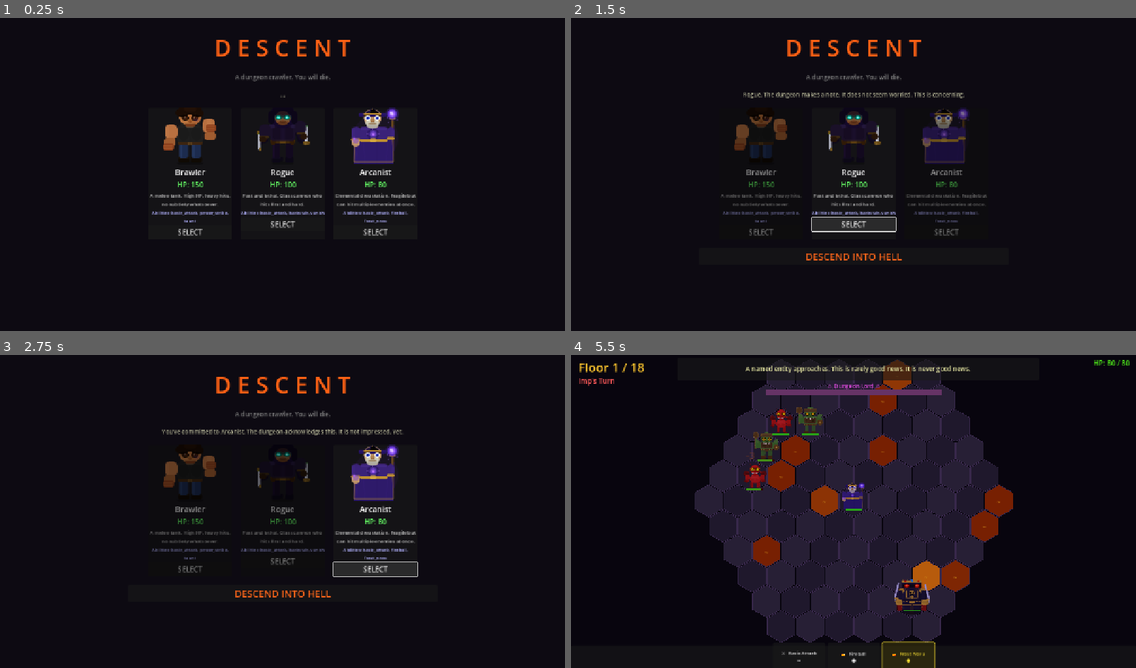
Above: before the commit, frames 1-4 (two rows, left to right).
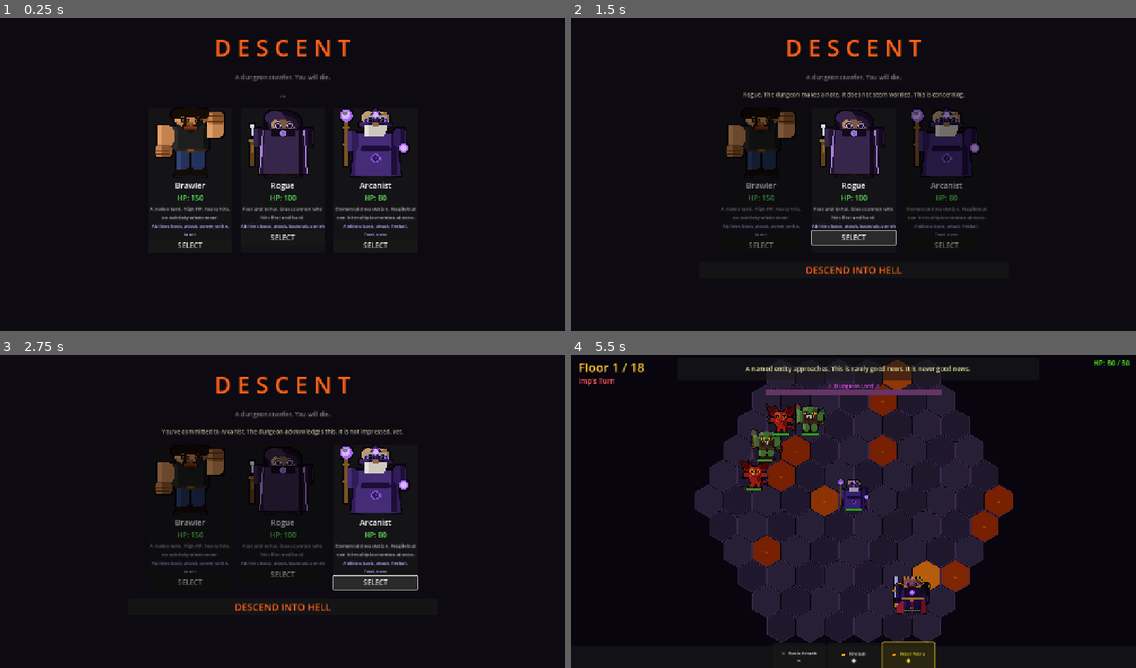
Above: after the commit, the same moments.

Repository: ColdTie/Descent
Game: Godot game, scene res://scenes/Main.tscn
The game is run twice, just before and just after one commit, with the same random seed, the same clock (stepped at 60 frames per second) and the same inputs.
Inputs:
- Up to frame 1 (0.25 s): no input
- Up to frame 2 (1.5 s): click "SELECT" at 0.5 s; click "SELECT" at 1.25 s
- Up to frame 3 (2.75 s): click "SELECT" at 2 s
- Up to frame 4 (5.5 s): click "DESCEND INTO HELL" at 2.75 s; click "⚔ Basic Attack ∞" at 3.5 s; click "💥 Fireball ●" at 4.25 s; click "💥 Frost Nova ●" at 5 s

The runs differ from the first frame. In frame 1, 6.7% of the frame differs, in the area x 26-74%, y 28-74%; in frame 2, 6.9%; in frame 3, 6.9%, in the area x 26-74%, y 28-82%; in frame 4, 2.0%.

Commit message:
Replace placeholder sprites with detailed Pillow-generated pixel art
- New gen_sprites_pillow.py creates 96x96 RGBA sprites with multi-layer
  shading, highlights, dark outlines, and distinct character anatomy for
  all 12 characters (3 heroes + 5 enemies + 3 bosses + legacy alias)
- Fix critical rendering bug: BattleScene and ClassSelect were preferring
  SVGs which silently fail to load in headless/web export (no editor
  import pass), causing the polygon/glyph fallback to show instead.
  Both scenes now resolve directly to PNG which loads without import.
- Bump sprite display scale 0.65->0.75 (enemies) and 0.82->0.92 (bosses)
  and switch to TEXTURE_FILTER_NEAREST for crisp pixel art look
- ClassSelect portrait height 130->160px for more visible character art
- deploy.yml: pip install Pillow + regenerate sprites before export so
  CI always ships fresh sprites without committing binaries

https://claude.ai/code/session_01CfFCxaS24asoVpshxRNhTq

Diff:
--- a/scenes/BattleScene.gd
+++ b/scenes/BattleScene.gd
@@ -234,7 +234,7 @@
 	var root := Node2D.new()
 	root.position = HexGrid.hex_to_pixel(c.position, HEX_SIZE)
 
-	# Sprite — SVG preferred (96×96 vector, crisp at any scale), PNG fallback, then polygon
+	# Sprite — PNG loads without Godot editor import, works in headless/web export.
 	var sprite_path: String = _get_sprite_path(c)
 	var sprite_tex: Texture2D = null
 	if ResourceLoader.exists(sprite_path):
@@ -243,11 +243,11 @@
 	if sprite_tex != null:
 		var sprite := Sprite2D.new()
 		sprite.texture = sprite_tex
-		# SVGs render at 96×96; scale so characters fit inside the hex tile with room
-		var sprite_scale: float = 0.82 if is_boss else 0.65
+		# 96×96 sprites; bosses scaled larger to loom over regular enemies
+		var sprite_scale: float = 0.92 if is_boss else 0.75
 		sprite.scale = Vector2(sprite_scale, sprite_scale)
-		sprite.position = Vector2(0.0, -10.0)
-		sprite.texture_filter = CanvasItem.TEXTURE_FILTER_LINEAR
+		sprite.position = Vector2(0.0, -14.0)
+		sprite.texture_filter = CanvasItem.TEXTURE_FILTER_NEAREST
 		root.add_child(sprite)
 	else:
 		# Fallback: colored hex + glyph (used before Godot imports the assets)
@@ -304,9 +304,8 @@
 func _get_sprite_path(c: Combatant) -> String:
 	var base: String = "hero_%s" % GameState.hero_class if c.faction == Combatant.Faction.HERO \
 		else "enemy_%s" % c.sprite_key
-	var svg_path: String = "res://assets/sprites/%s.svg" % base
-	if ResourceLoader.exists(svg_path):
-		return svg_path
+	# PNGs load reliably in headless/web export without editor import step.
+	# SVGs require the Godot editor import pass which silently fails in CI.
 	return "res://assets/sprites/%s.png" % base
 
 func _entity_glyph(c: Combatant) -> String:
--- a/scenes/ClassSelect.gd
+++ b/scenes/ClassSelect.gd
@@ -32,20 +32,18 @@
 	var vbox := VBoxContainer.new()
 	panel.add_child(vbox)
 
-	# Hero portrait — SVG preferred (vector, scales crisply), PNG fallback, color swatch last
-	var svg_path: String = "res://assets/sprites/hero_%s.svg" % class_id
-	var png_path: String = "res://assets/sprites/hero_%s.png" % class_id
-	var portrait_path: String = svg_path if ResourceLoader.exists(svg_path) else png_path
+	# Hero portrait — PNG loads reliably in headless/web export without editor import.
+	var portrait_path: String = "res://assets/sprites/hero_%s.png" % class_id
 	var portrait_tex: Texture2D = null
 	if ResourceLoader.exists(portrait_path):
 		portrait_tex = load(portrait_path) as Texture2D
 	if portrait_tex != null:
 		var portrait := TextureRect.new()
-		portrait.custom_minimum_size = Vector2(CARD_WIDTH - 10.0, 130.0)
+		portrait.custom_minimum_size = Vector2(CARD_WIDTH - 10.0, 160.0)
 		portrait.texture = portrait_tex
 		portrait.stretch_mode = TextureRect.STRETCH_KEEP_ASPECT_CENTERED
 		portrait.expand_mode = TextureRect.EXPAND_IGNORE_SIZE
-		portrait.texture_filter = CanvasItem.TEXTURE_FILTER_LINEAR
+		portrait.texture_filter = CanvasItem.TEXTURE_FILTER_NEAREST
 		vbox.add_child(portrait)
 	else:
 		var swatch := ColorRect.new()
Binary file changed: assets/sprites/enemy_boss.png
Binary file changed: assets/sprites/enemy_boss_abyss_keeper.png
Binary file changed: assets/sprites/enemy_boss_dungeon_lord.png
Binary file changed: assets/sprites/enemy_boss_warden.png
Binary file changed: assets/sprites/enemy_demon.png
Binary file changed: assets/sprites/enemy_goblin.png
Binary file changed: assets/sprites/enemy_golem.png
Binary file changed: assets/sprites/enemy_imp.png
Binary file changed: assets/sprites/enemy_skeleton.png
Binary file changed: assets/sprites/hero_arcanist.png
Binary file changed: assets/sprites/hero_brawler.png
Binary file changed: assets/sprites/hero_rogue.png
(and 2 more such lines)
